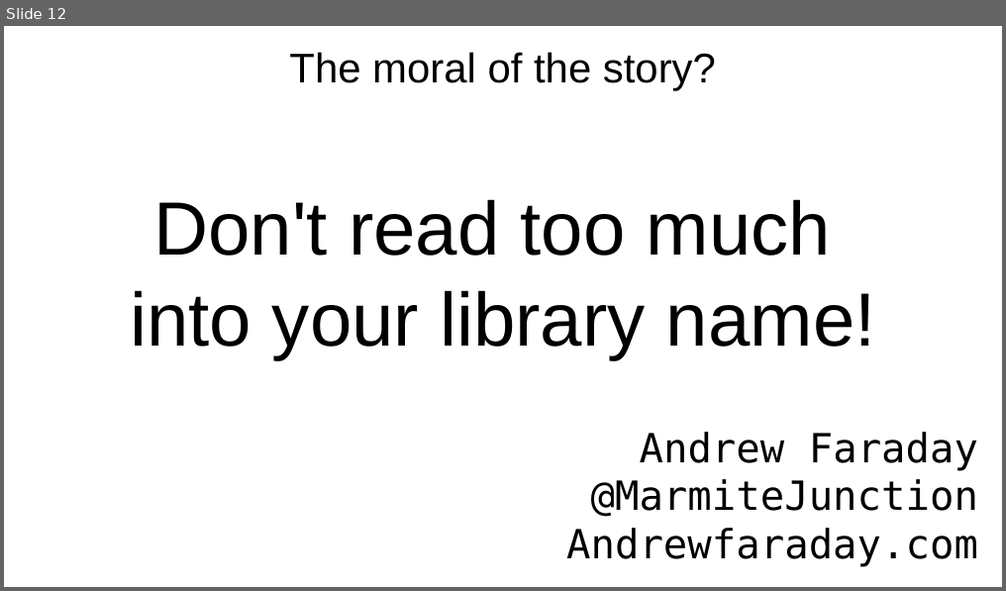
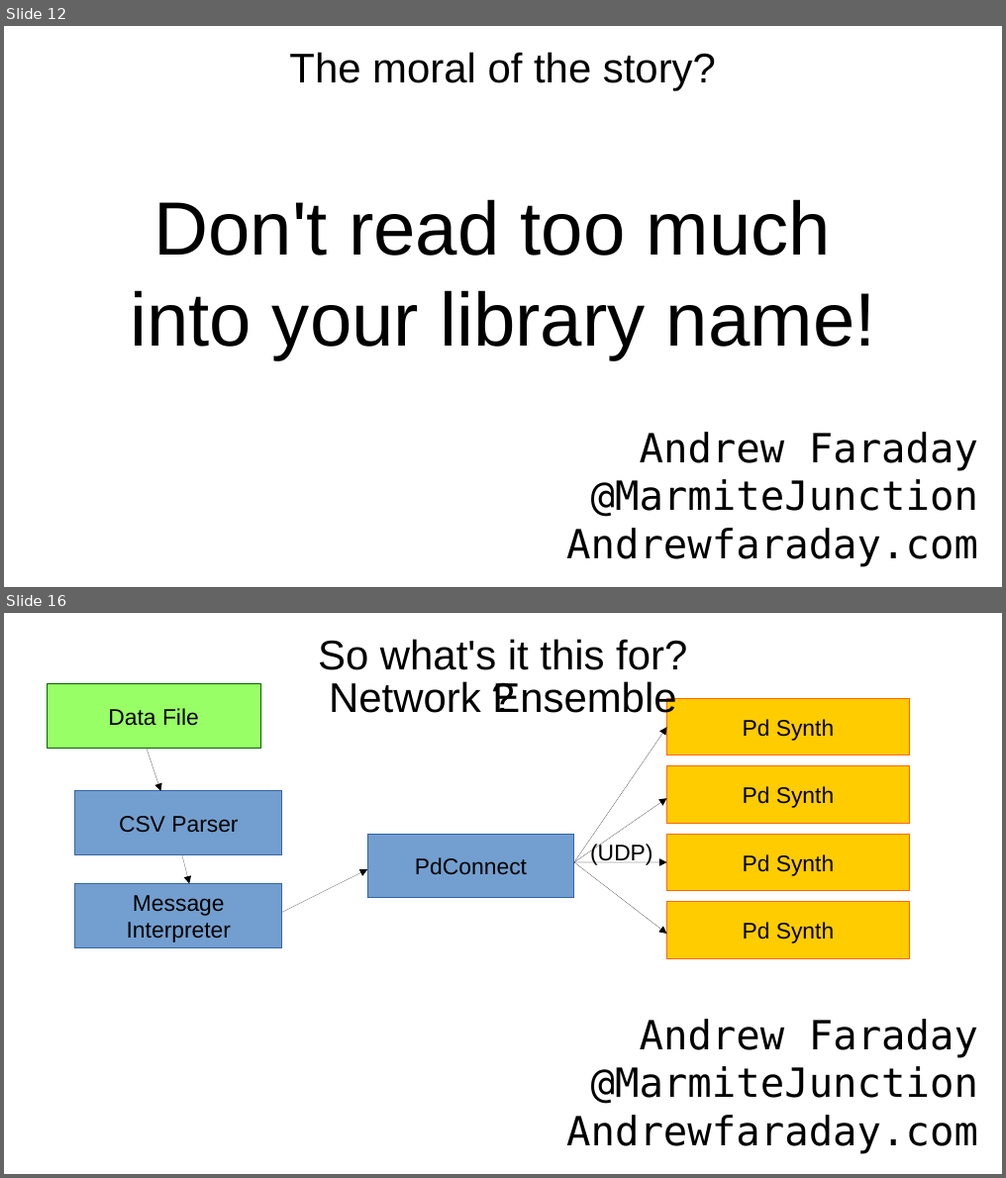
Before and after one commit to AJFaraday/conference-repo, a slide deck: talks/ruby_music/ruby-music.odp. Shown one above the other, each under a label of ours: slide 12 before the commit, slides 12 and 16 after it; the slides between them are not shown. The pictures are 1006x591 and 1006x1178 pixels, drawn with LibreOffice and Linux fonts; fonts in the diff are those of the drawing. Boxes give left, top, right and bottom in pixels: in the first picture for what was removed or moved away, otherwise in the second. Text is boxed around its words. In the diff, an @@ line names an element or a change of style, - is before the commit and + after.

```diff
--- a/talks/ruby_music/ruby-music.odp
+++ b/talks/ruby_music/ruby-music.odp
@@ slide 16 added at (4, 613, 1002, 1174), background #FFFFFF @@
@@ title added at (318, 639, 687, 670), 33 pt, text #000000 @@
+So what's it this for?
@@ title added at (54, 670, 952, 723), 33 pt, text #000000 @@
+?
@@ rectangle added at (47, 684, 260, 749), fill #99FF66, outline #006600 0 pt, 18 pt, text #000000 @@
+Data File
@@ title added at (329, 681, 676, 721), 33 pt, text #000000 @@
+Network Ensemble
@@ rectangle added at (667, 698, 910, 756), fill #FFCC00, outline #FF6600 0 pt, 18 pt, text #000000 @@
+Pd Synth
@@ arrow added from (574, 862) to (667, 727), #000000 0 pt @@
@@ arrow added from (147, 749) to (160, 791), #000000 0 pt @@
@@ rectangle added at (667, 766, 910, 823), fill #FFCC00, outline #FF6600 0 pt, 18 pt, text #000000 @@
+Pd Synth
@@ rectangle added at (75, 791, 282, 856), fill #729FCF, outline #3465A4 0 pt, 18 pt, text #000000 @@
+CSV Parser
@@ arrow added from (574, 862) to (667, 799), #000000 0 pt @@
@@ rectangle added at (368, 834, 574, 898), fill #729FCF, outline #3465A4 0 pt, 18 pt, text #000000 @@
+PdConnect
@@ text added at (590, 843, 652, 865), 18 pt, text #000000 @@
+(UDP)
@@ rectangle added at (667, 834, 910, 891), fill #FFCC00, outline #FF6600 0 pt, 18 pt, text #000000 @@
+Pd Synth
@@ arrow added from (182, 856) to (190, 883), #000000 0 pt @@
@@ arrow added from (282, 913) to (368, 869), #000000 0 pt @@
@@ arrow added from (574, 862) to (667, 862), #000000 0 pt @@
@@ arrow added from (574, 862) to (667, 934), #000000 0 pt @@
@@ rectangle added at (75, 883, 282, 948), fill #729FCF, outline #3465A4 0 pt, 18 pt, text #000000 @@
+Message
+Interpreter
@@ rectangle added at (667, 902, 910, 959), fill #FFCC00, outline #FF6600 0 pt, 18 pt, text #000000 @@
+Pd Synth
@@ text added at (566, 1019, 978, 1155), 32 pt, text #000000 @@
+Andrew Faraday
+@MarmiteJunction
+Andrewfaraday.com
```
Also in this commit, not shown: 2 slides changed, 6 other slides added, 4 other files.
